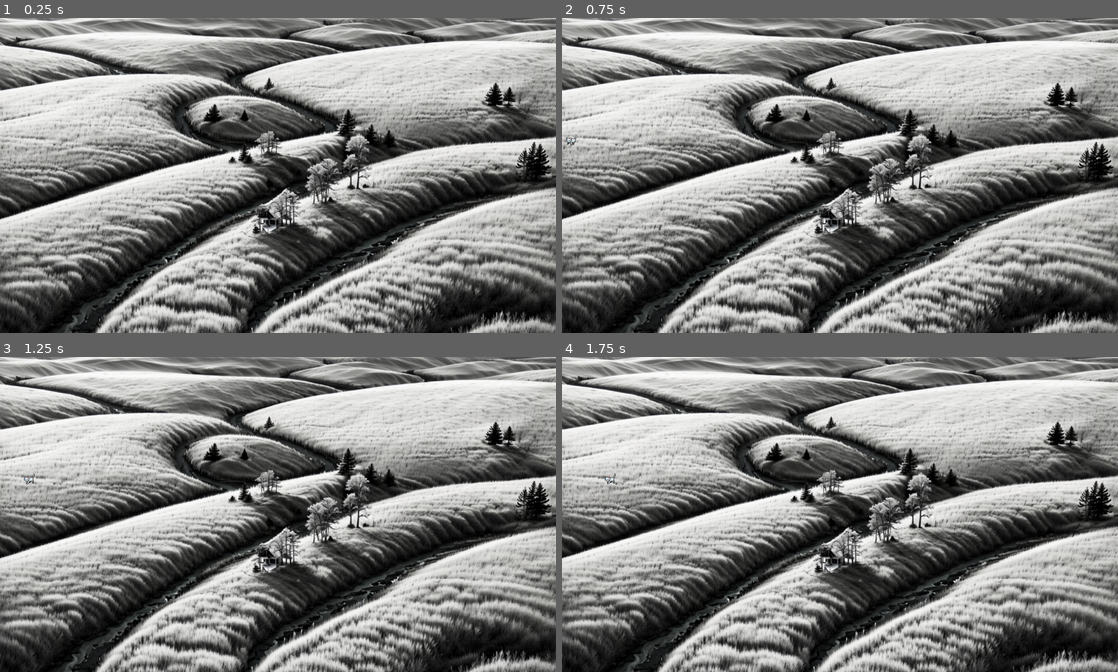
Above: before the commit, frames 1-4 (two rows, left to right).
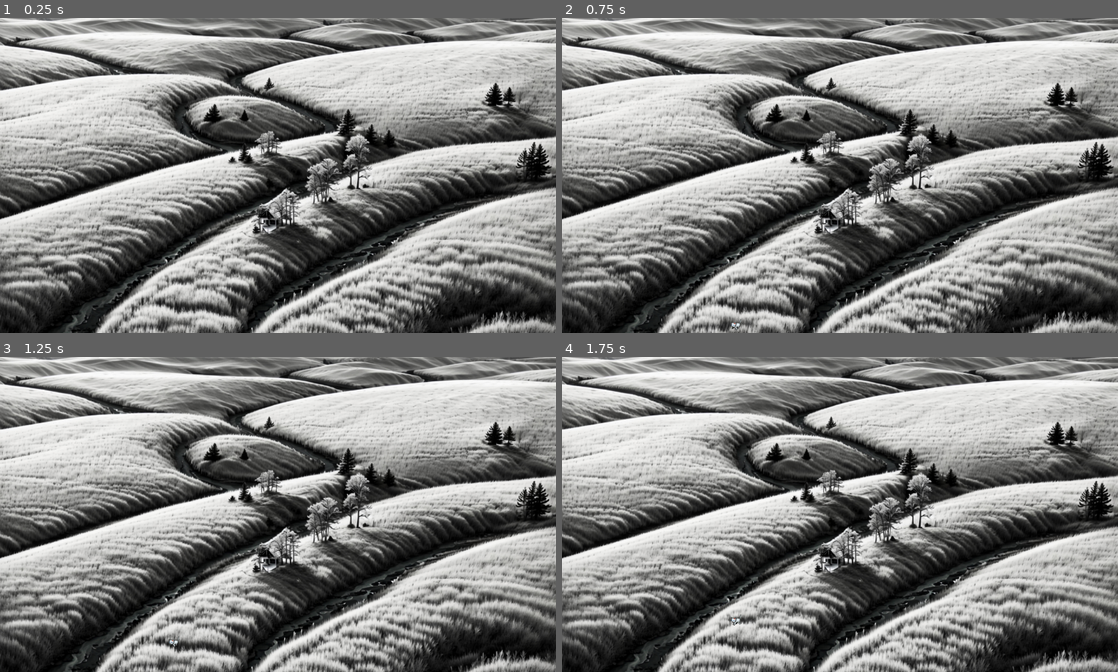
Above: after the commit, the same moments.

Repository: chaparrowarriors/CatSnap
Game: Godot game, scene res://main.tscn
The game is run twice, just before and just after one commit, with the same random seed, the same clock (stepped at 60 frames per second) and the same inputs.
Inputs:
- Up to frame 1 (0.25 s): no input
- Up to frame 2 (0.75 s): tap Enter at 0.5 s
- Up to frame 3 (1.25 s): no input
- Up to frame 4 (1.75 s): no input

Frame 1 is identical in both runs. In frame 2, less than 0.1% of the frame differs, in the area x 0-33%, y 36-100%; in frame 3, less than 0.1%; in frame 4, less than 0.1%.

Commit message:
gatete teleport

Diff:
--- a/gato.gd
+++ b/gato.gd
@@ -1,16 +1,21 @@
 extends RigidBody2D
 
+var velocidad = 100
+var direccion = Vector2(0, 0)
+var random = randi_range(1, 4) # Número aleatorio para cases.
 
 # Called when the node enters the scene tree for the first time.
 func _ready():
-	inicializar_posicion()
+	ini_posicion()
+	ini_velocidad()
+	ini_animacion()
 
 
 # Called every frame. 'delta' is the elapsed time since the previous frame.
 func _process(delta):
-	pass
+	set_axis_velocity(direccion * velocidad)
 
-func inicializar_posicion():
+func ini_posicion():
 	# Constantes de posición de pantalla x min/max y y min/max
 	var viewport_tam = get_viewport_rect().size
 	var x_max = viewport_tam.x
@@ -21,8 +26,6 @@
 	# Randomizamos posicion
 	var pos_x = 0
 	var pos_y = 0
-	var random = randi_range(1, 4) # Número aleatorio para cases.
-	print(random)
 
 	# Randomizamos posición pero tiene que estar fuera de la pantalla
 
@@ -46,9 +49,8 @@
 	# Asignamos posición
 	set_position(Vector2(pos_x, pos_y))
 
+func ini_velocidad():
 	# Asignamos velocidad
-	var velocidad = 100
-	var direccion = Vector2(0, 0)
 	if random == 1:
 		direccion = Vector2(0, -1)
 	elif random == 2:
@@ -57,7 +59,16 @@
 		direccion = Vector2(1, 0)
 	elif random == 4:
 		direccion = Vector2(-1, 0)
+
 	set_axis_velocity(direccion * velocidad)
 
-
-	$AnimatedSprite2D.play('idle')
+func ini_animacion():
+		# Asignamos animacion
+	if random == 1:
+		$AnimatedSprite2D.play('izquierda')
+	elif random == 2:
+		$AnimatedSprite2D.play('derecha')
+	elif random == 3:
+		$AnimatedSprite2D.play('derecha')
+	elif random == 4:
+		$AnimatedSprite2D.play('izquierda')
--- a/gato.tscn
+++ b/gato.tscn
@@ -1,10 +1,22 @@
-[gd_scene load_steps=8 format=3 uid="uid://dk6lcj5o32psv"]
+[gd_scene load_steps=11 format=3 uid="uid://dk6lcj5o32psv"]
 
 [ext_resource type="Texture2D" uid="uid://b6whbcgjt1o5i" path="res://gato_temporal.png" id="1_0cnjb"]
 [ext_resource type="Script" path="res://gato.gd" id="1_ofdsw"]
 
 [sub_resource type="RectangleShape2D" id="RectangleShape2D_2dkpw"]
 size = Vector2(29, 29)
+
+[sub_resource type="AtlasTexture" id="AtlasTexture_nhamu"]
+atlas = ExtResource("1_0cnjb")
+region = Rect2(0, 64, 32, 32)
+
+[sub_resource type="AtlasTexture" id="AtlasTexture_ubgi1"]
+atlas = ExtResource("1_0cnjb")
+region = Rect2(32, 64, 32, 32)
+
+[sub_resource type="AtlasTexture" id="AtlasTexture_klb0d"]
+atlas = ExtResource("1_0cnjb")
+region = Rect2(64, 64, 32, 32)
 
 [sub_resource type="AtlasTexture" id="AtlasTexture_gfk3p"]
 atlas = ExtResource("1_0cnjb")
@@ -22,6 +34,20 @@
 animations = [{
 "frames": [{
 "duration": 1.0,
+"texture": SubResource("AtlasTexture_nhamu")
+}, {
+"duration": 1.0,
+"texture": SubResource("AtlasTexture_ubgi1")
+}, {
+"duration": 1.0,
+"texture": SubResource("AtlasTexture_klb0d")
+}],
+"loop": true,
+"name": &"derecha",
+"speed": 5.0
+}, {
+"frames": [{
+"duration": 1.0,
 "texture": SubResource("AtlasTexture_gfk3p")
 }, {
 "duration": 1.0,
@@ -31,7 +57,7 @@
 "texture": SubResource("AtlasTexture_i1oec")
 }],
 "loop": true,
-"name": &"idle",
+"name": &"izquierda",
 "speed": 5.0
 }]
 
@@ -44,6 +70,4 @@
 
 [node name="AnimatedSprite2D" type="AnimatedSprite2D" parent="."]
 sprite_frames = SubResource("SpriteFrames_jq2iq")
-animation = &"idle"
-frame = 2
-frame_progress = 0.737226
+animation = &"derecha"
